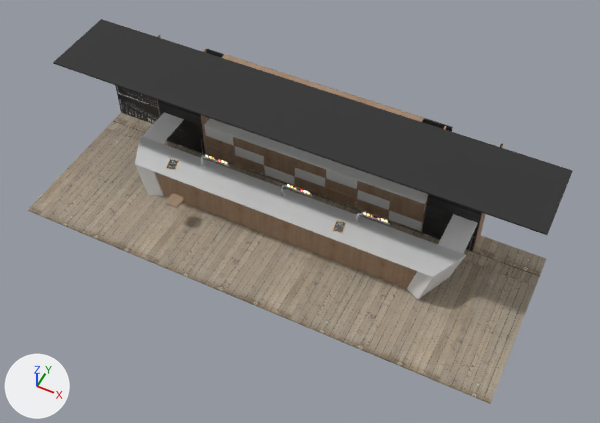
The glTF model src/assets/models/environment/resto-bar/scene.glb, before and after one commit.
One viewpoint serves both versions: a camera (50 mm lens) standing at (436.0, -1158.0, 1534.0) and looking at (-48.0, -189.0, 323.0). The lights are fixed; the arrows at lower left show +X, +Y and +Z. The older version comes first. Where no turn or scale is listed for an object, it has been applied to the vertices.

The scene before the commit, as lines of its bpy script (objects in view):
```python
ob_cube_018_material_061_0 = bpy.data.objects.new('Cube.018_Material.061_0', me_cube_018_material_061_0)
ob_cube_018_material_061_0.location = (244.0, -81.0, 305.0)
ob_cube_020_material_019_0 = bpy.data.objects.new('Cube.020_Material.019_0', me_cube_020_material_019_0)
ob_cube_020_material_019_0.location = (-98.0, -191.0, 303.0)
ob_cube_020_material_026_0 = bpy.data.objects.new('Cube.020_Material.026_0', me_cube_020_material_026_0)
ob_cube_020_material_026_0.location = (-98.0, -191.0, 303.0)
ob_cube_032_material_041_0 = bpy.data.objects.new('Cube.032_Material.041_0', me_cube_032_material_041_0)
ob_cube_032_material_041_0.location = (-126.0, -131.0, 219.0)
ob_cube_035_material_053_0 = bpy.data.objects.new('Cube.035_Material.053_0', me_cube_035_material_053_0)
ob_cube_035_material_053_0.location = (-127.0, -22.0, 263.0)
ob_cube_048_material_016_0 = bpy.data.objects.new('Cube.048_Material.016_0', me_cube_048_material_016_0)
ob_cube_048_material_016_0.location = (-309.0, -240.0, 248.0)
# also in view: 'Cube.027_Material.065_0' at (-537.0, -13.0, 349.0); 'Cube.063_Material.049_0' at (217.0, -45.0, 349.0); 'Cube.311_Material.049_0' at (-413.0, -45.0, 349.0); 'Cube.045_Material.018_0' at (-98.0, -11.0, 481.0); 'Cube.035_Material.054_0' at (-98.0, -42.0, 262.0)
```
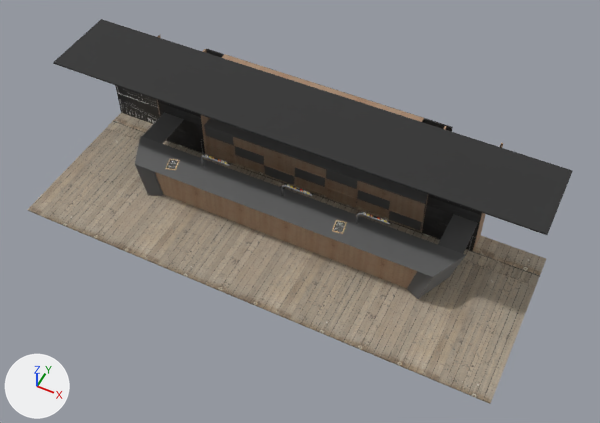
What differs and where, as boxes (x1, y1, x2, y2) in the pictures (600 x 423 px):
'Cube.020_Material.026_0', recoloured (white to grey)
    both: (135, 136, 466, 298)
'Cube.035_Material.053_0', recoloured (white to dark grey)
    both: (204, 118, 428, 230)
'Cube.018_Material.061_0', recoloured
    both: (142, 112, 478, 254)
'Cube.020_Material.019_0', recoloured
    both: (135, 164, 433, 299)
'Cube.048_Material.016_0', deleted
    before: (165, 194, 184, 208)

Patch to the scene script:
```diff
--- a/src/assets/models/environment/resto-bar/scene.glb.py
+++ b/src/assets/models/environment/resto-bar/scene.glb.py
@@ mat_material_019 @@
 mat_material_019 = principled_material('Material.019')
-mat_material_019.base_color = (0.8, 0.8, 0.8)  # white #e7e7e7
+mat_material_019.base_color = (0.107, 0.107, 0.107)  # dark grey #5c5c5c
 mat_material_019.roughness = 0.73
@@ mat_material_026 @@
 mat_material_026 = principled_material('Material.026')
-mat_material_026.base_color = (0.79, 0.79, 0.79)  # white #e6e6e6
+mat_material_026.base_color = (0.238, 0.238, 0.238)  # grey #868686
 mat_material_026.metallic = 1.0
@@ mat_material_061 @@
 mat_material_061 = principled_material('Material.061')
-mat_material_061.base_color = (0.8, 0.8, 0.8)  # white #e7e7e7
+mat_material_061.base_color = (0.0946, 0.0946, 0.0946)  # dark grey #575757
 mat_material_061.roughness = 0.824
@@ mat_material_053 @@
 mat_material_053 = principled_material('Material.053')
-mat_material_053.base_color = (0.8, 0.8, 0.8)  # white #e7e7e7
+mat_material_053.base_color = (0.102, 0.102, 0.102)  # dark grey #5a5a5a
 mat_material_053.roughness = 0.824
@@ ob_cube_048_material_016_0 @@
-ob_cube_048_material_016_0 = bpy.data.objects.new('Cube.048_Material.016_0', me_cube_048_material_016_0)
-ob_cube_048_material_016_0.location = (-309.0, -240.0, 248.0)
```
